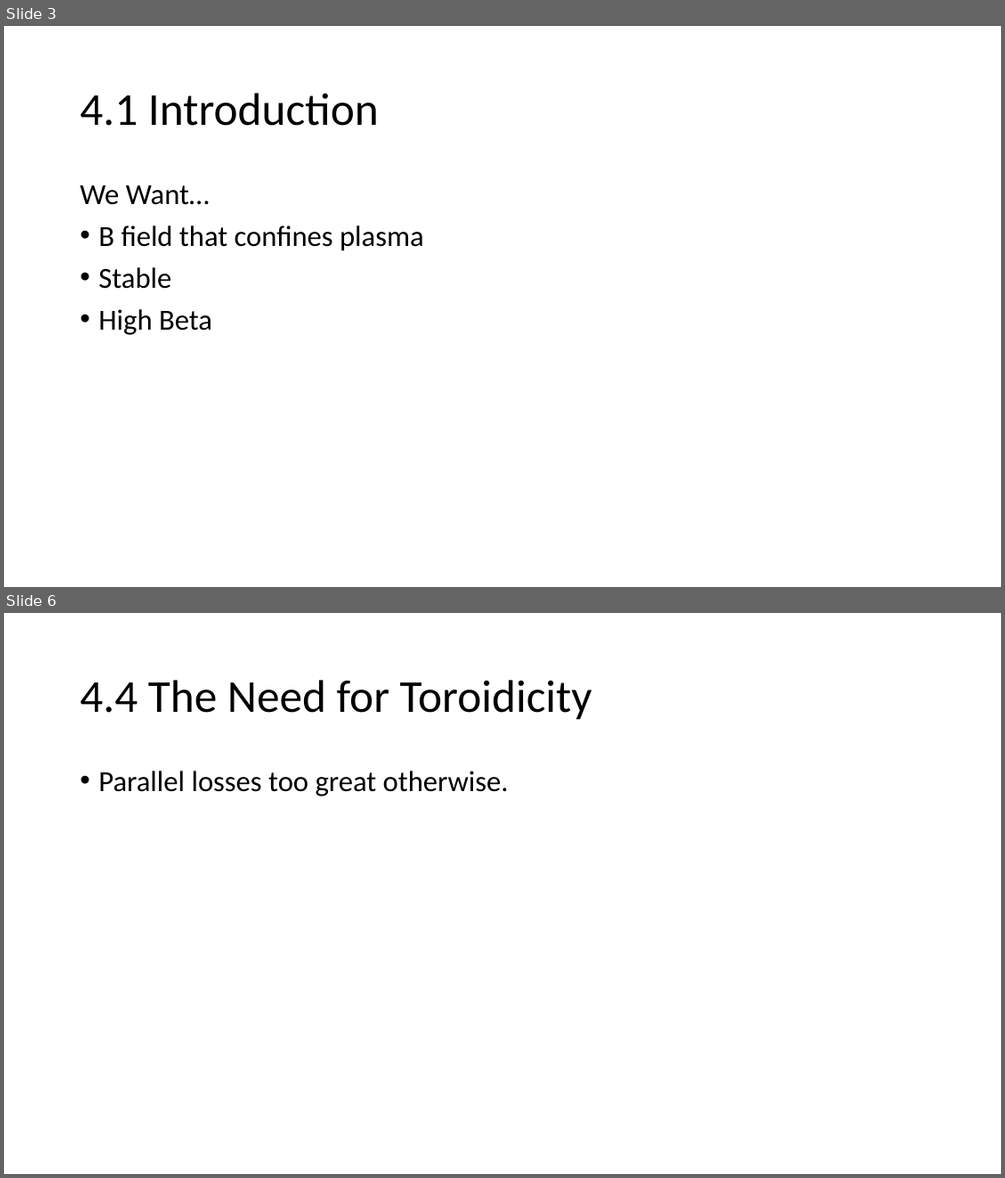
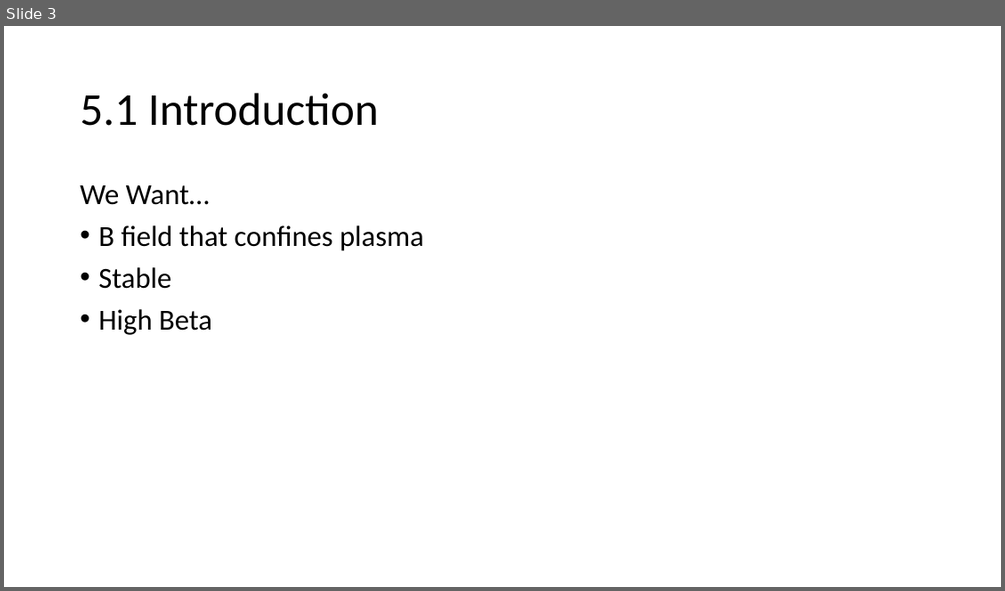
Before and after one commit to bartlettnbb2/academia, a slide deck: Presentations/IdealMHD_ch5.pptx. Shown one above the other, each under a label of ours: slides 3 and 6 before the commit, slide 3 after it; the slides between them are not shown. The pictures are 1005x1178 and 1005x591 pixels, drawn with LibreOffice and Linux fonts; fonts in the diff are those of the drawing. Boxes give left, top, right and bottom in pixels: in the first picture for what was removed or moved away, otherwise in the second. Text is boxed around its words. In the diff, an @@ line names an element or a change of style, - is before the commit and + after.

```diff
--- a/Presentations/IdealMHD_ch5.pptx
+++ b/Presentations/IdealMHD_ch5.pptx
@@ slide 6 removed at box(4, 613, 1001, 1174), background #FFFFFF @@
@@ title removed at box(80, 680, 592, 720) @@
-4.4 The Need for Toroidicity
@@ text removed at box(98, 771, 509, 796) @@
-• Parallel losses too great otherwise.
@@ slide 3 changed as well @@
@@ title at box(80, 93, 379, 126): text changed @@
-4.1 Introduction
+5.1 Introduction
```
Also in this commit, not shown: 4 other slides changed, 2 slides added, 7 other slides removed.
